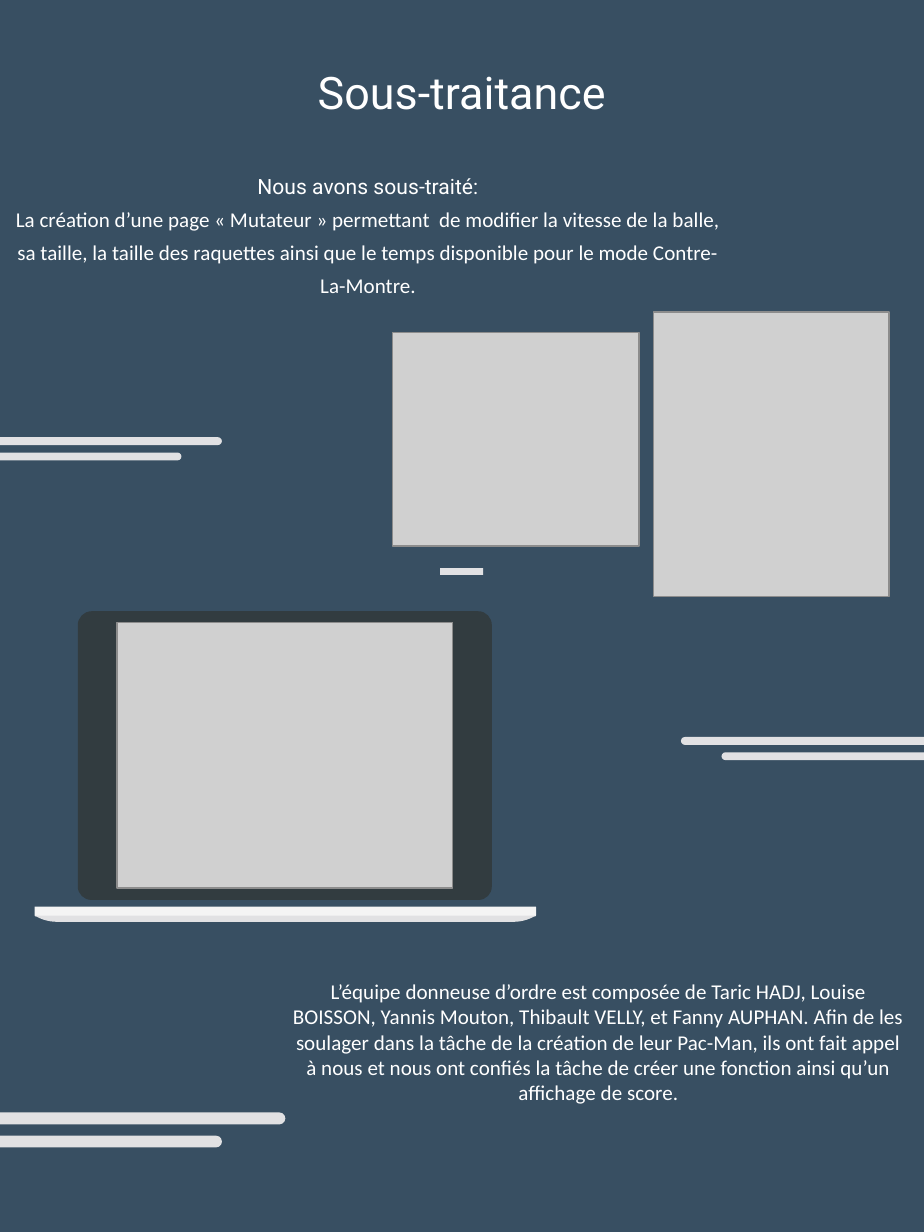
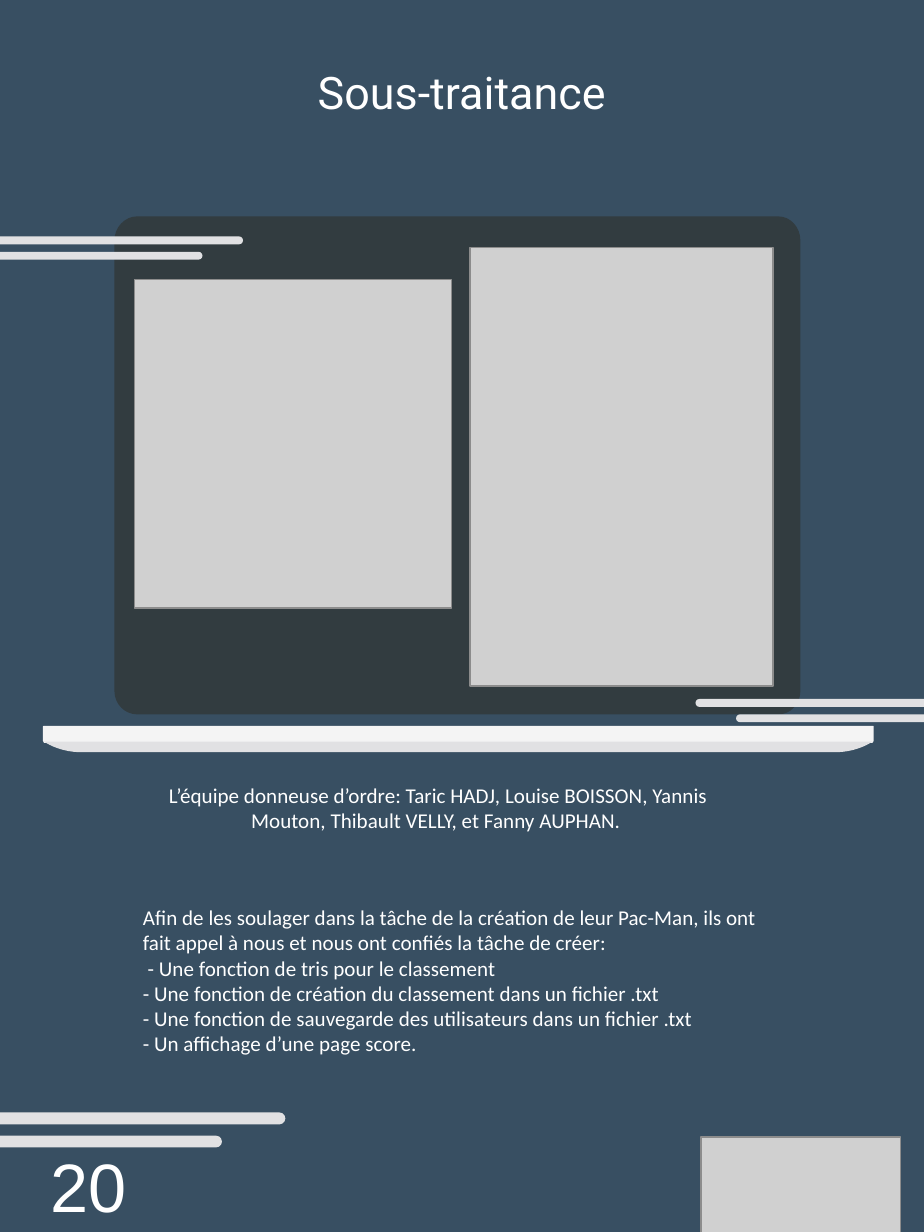
Before and after one commit to Loicpln/Projet_Algo_N2, a slide deck: slide 20 of Elements de presentation/Soutenance finale.pptx. Drawn at 924x1232 pixels with LibreOffice and Linux fonts; fonts in the diff are those of the drawing; grey boxes stand for pictures. Boxes give left, top, right and bottom in pixels: in the first picture for what was removed or moved away, otherwise in the second. Text is boxed around its words. In the diff, an @@ line names an element or a change of style, - is before the commit and + after.

```diff
--- a/Elements de presentation/Soutenance finale.pptx
+++ b/Elements de presentation/Soutenance finale.pptx
@@ text removed at [16,178,719,293] @@
-Nous avons sous-traité:
-La création d’une page « Mutateur » permettant de modifier la vitesse de la balle, sa taille, la taille des raquettes ainsi que le temps disponible pour le mode Contre-La-Montre.
@@ rounded rectangle: place and size @@
-rounded rectangle at [0,437,222,445]
+rounded rectangle at [0,237,243,244]
@@ freeform shape: place and size @@
-freeform shape at [78,611,492,899]
+freeform shape at [115,217,801,715]
@@ rounded rectangle: place and size @@
-rounded rectangle at [0,452,181,460]
+rounded rectangle at [0,251,202,259]
@@ picture: place and size @@
-picture at [654,312,890,596]
+picture at [471,248,774,686]
@@ picture: place and size @@
-picture at [393,333,639,546]
+picture at [134,280,451,609]
@@ line removed from (440, 572) to (483, 572) @@
@@ picture removed at [117,622,452,888] @@
@@ rounded rectangle: place and size @@
-rounded rectangle at [681,737,924,744]
+rounded rectangle at [696,699,924,706]
@@ rounded rectangle: place and size @@
-rounded rectangle at [722,753,924,760]
+rounded rectangle at [736,715,924,722]
@@ freeform shape: place and size @@
-freeform shape at [34,907,536,917]
+freeform shape at [43,726,873,743]
@@ freeform shape: place and size @@
-freeform shape at [36,915,536,922]
+freeform shape at [44,742,872,753]
@@ text at [169,788,706,832]: text changed @@
-L’équipe donneuse d’ordre est composée de Taric HADJ, Louise BOISSON, Yannis Mouton, Thibault VELLY, et Fanny AUPHAN. Afin de les soulager dans la tâche de la création de leur Pac-Man, ils ont fait appel à nous et nous ont confiés la tâche de créer une fonction ainsi qu’un affichage de score.
+L’équipe donneuse d’ordre: Taric HADJ, Louise BOISSON, Yannis Mouton, Thibault VELLY, et Fanny AUPHAN.
@@ text added at [143,910,755,1055], 12.3 pt, text #FFFFFF @@
+Afin de les soulager dans la tâche de la création de leur Pac-Man, ils ont fait appel à nous et nous ont confiés la tâche de créer:
+- Une fonction de tris pour le classement
+- Une fonction de création du classement dans un fichier .txt
+- Une fonction de sauvegarde des utilisateurs dans un fichier .txt
+- Un affichage d’une page score.
@@ picture added at [701,1137,901,1232] @@
@@ text added at [50,1164,126,1213], 40 pt, text #FFFFFF @@
+20
```
Also in this commit, not shown: 22 other slides changed.
